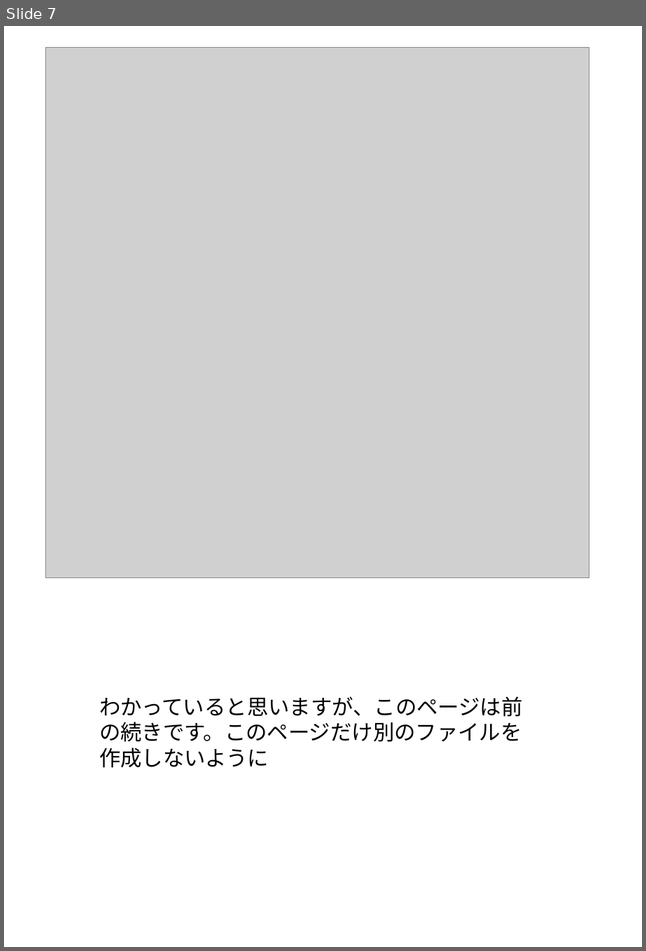
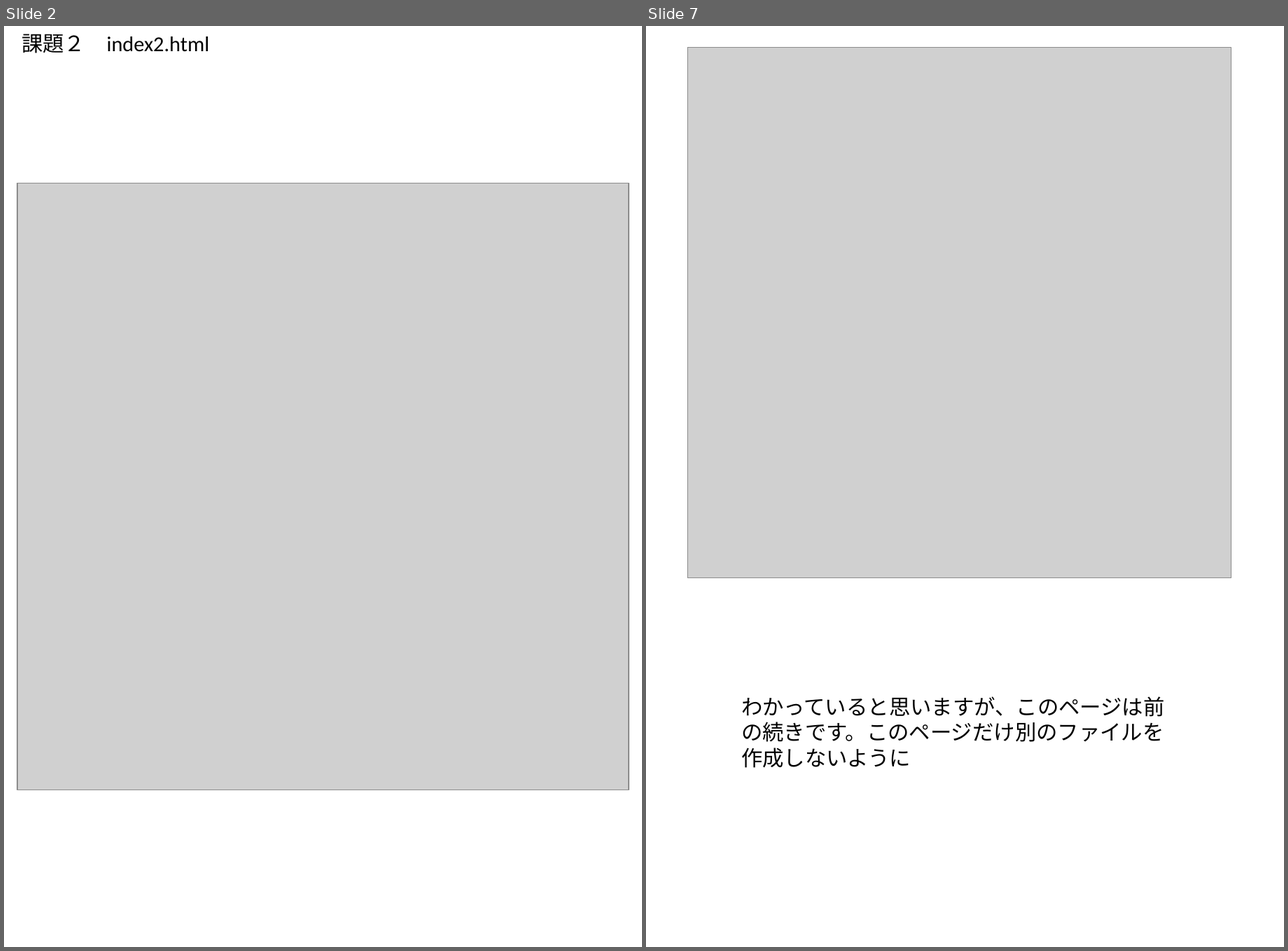
Before and after one commit to miyamoto6645/HOKOU, a slide deck: HTML.CSS/課題.pptx. Shown side by side, each under a label of ours: slide 7 before the commit, slides 2 and 7 after it; the slides between them are not shown. The pictures are 646x951 and 1288x951 pixels, drawn with LibreOffice and Linux fonts; fonts in the diff are those of the drawing; grey boxes stand for pictures. Boxes give left, top, right and bottom in pixels: in the first picture for what was removed or moved away, otherwise in the second. Text is boxed around its words. In the diff, an @@ line names an element or a change of style, - is before the commit and + after.

```diff
--- a/HTML.CSS/課題.pptx
+++ b/HTML.CSS/課題.pptx
@@ slide 2 added at <box>4,26,642,947</box>, background #FFFFFF @@
@@ text added at <box>22,34,210,53</box>, 18 pt, text #000000 @@
+課題２ index2.html
@@ picture added at <box>17,184,629,790</box> @@
```
Also in this commit, not shown: 1 slide changed, 7 other slides added, 8 slides removed, 7 other files.
